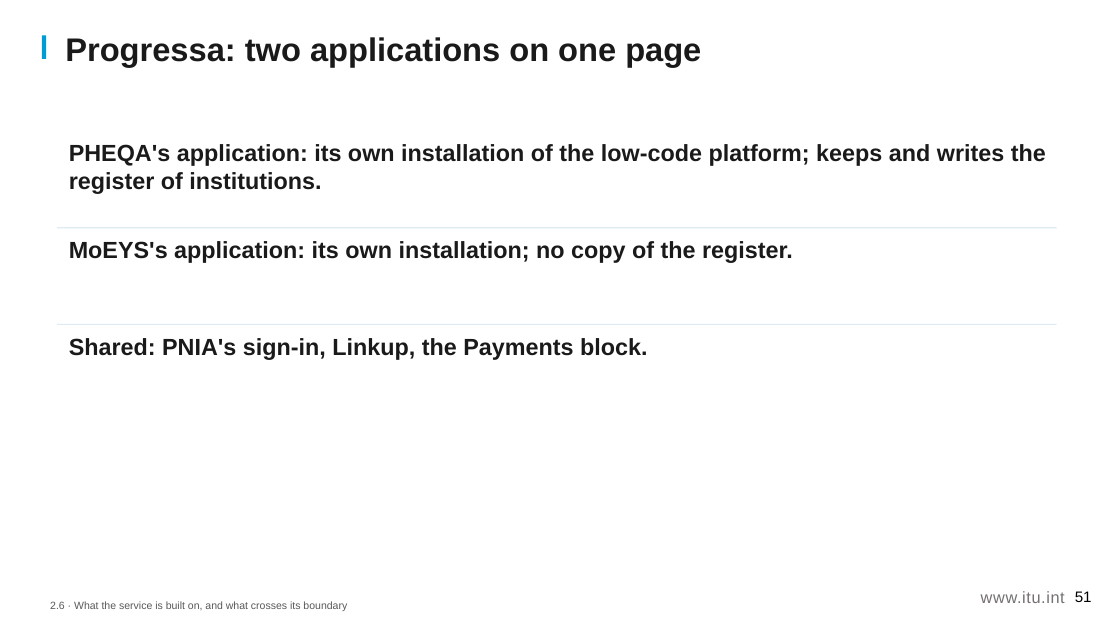
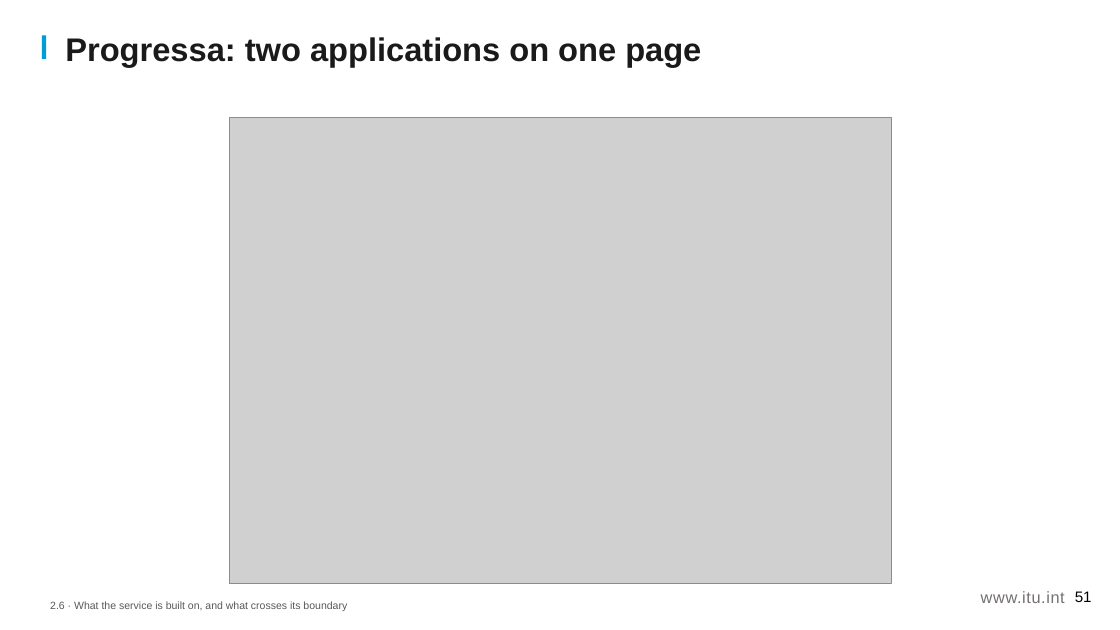
Before and after one commit to aarelaponin/geatdm-framework, a slide deck: slide 51 of 10-Knowledge-Products/KP4-DSD/videos/module_2/en/decks/KP4_M2_Deck_v0.1.pptx. Drawn at 1120x630 pixels with LibreOffice and Linux fonts; fonts in the diff are those of the drawing; grey boxes stand for pictures. Boxes give left, top, right and bottom in pixels: in the first picture for what was removed or moved away, otherwise in the second. Text is boxed around its words. In the diff, an @@ line names an element or a change of style, - is before the commit and + after.

```diff
--- a/10-Knowledge-Products/KP4-DSD/videos/module_2/en/decks/KP4_M2_Deck_v0.1.pptx
+++ b/10-Knowledge-Products/KP4-DSD/videos/module_2/en/decks/KP4_M2_Deck_v0.1.pptx
@@ picture added at <box>229,118,891,584</box> @@
@@ text removed at <box>69,144,1046,194</box> @@
-PHEQA's application: its own installation of the low-code platform; keeps and writes the register of institutions.
@@ rectangle removed at <box>57,228,1057,229</box> @@
@@ text removed at <box>69,241,793,263</box> @@
-MoEYS's application: its own installation; no copy of the register.
@@ rectangle removed at <box>57,323,1057,324</box> @@
@@ text removed at <box>69,338,647,360</box> @@
-Shared: PNIA's sign-in, Linkup, the Payments block.
```
Also in this commit, not shown: 1 other slide changed, 43 other files.
